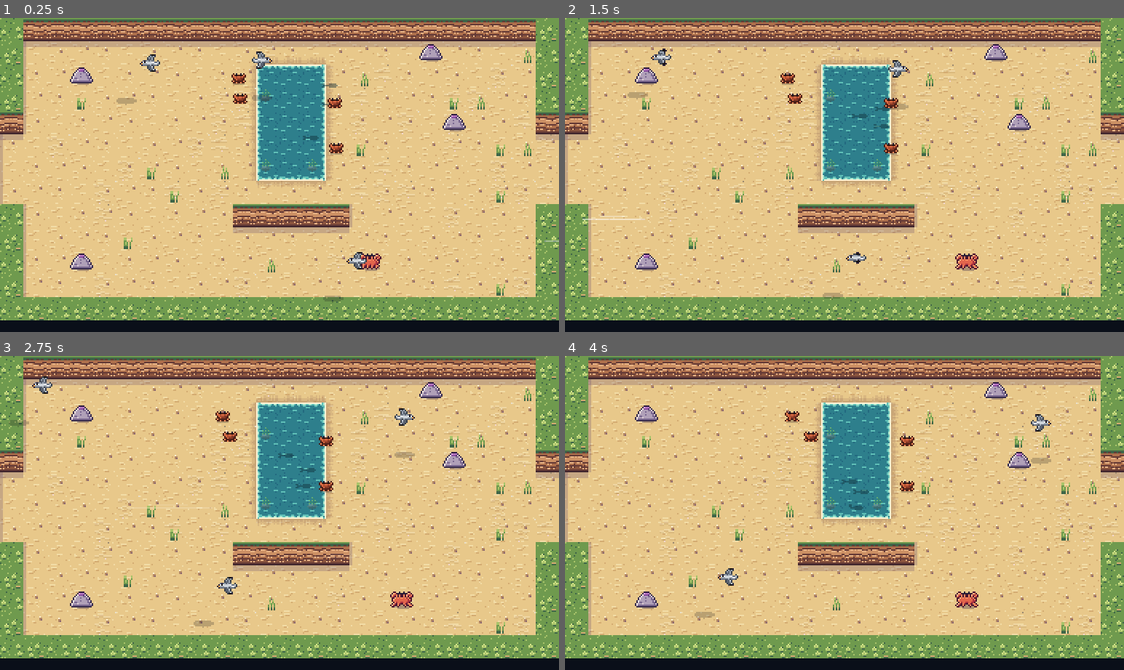
Above: before the commit, frames 1-4 (two rows, left to right).
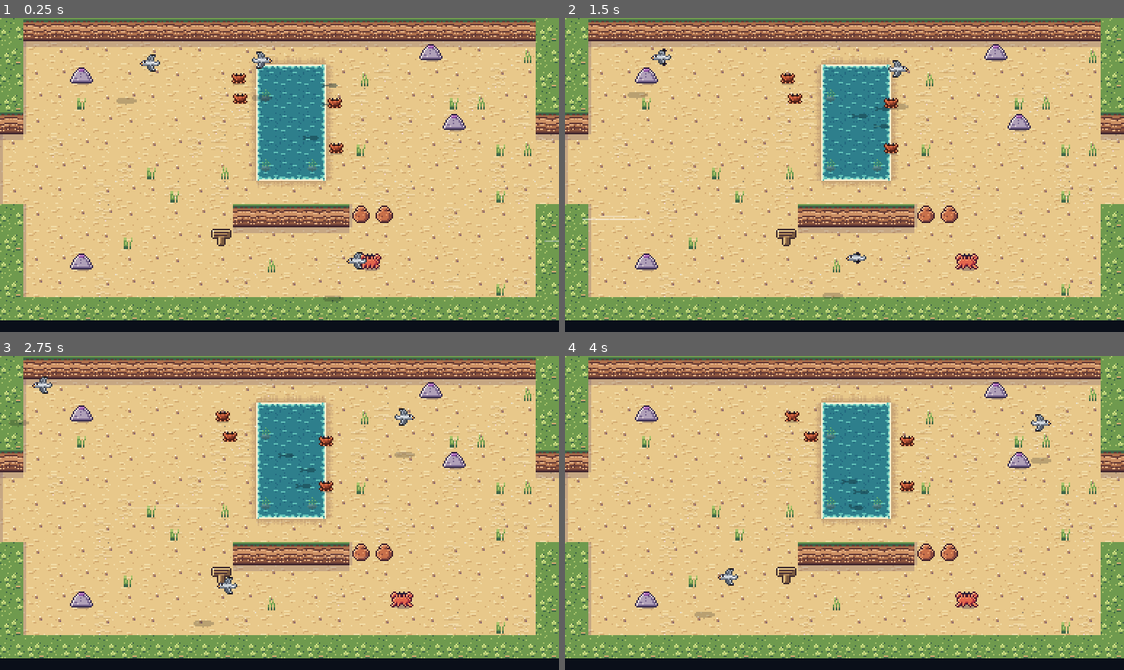
Above: after the commit, the same moments.

Repository: ashciraulo/Leviathan
Game: Godot game, scene res://rooms/room_2_0.tscn
Two runs of this game, one before a commit and one after it. Both use one fixed random seed, a clock stepped at 60 frames per second and the inputs below. This scene is started directly instead of the project's main scene.
Inputs (mouse positions are in pixels of both pictures, inside the frame that each line leads up to):
- Up to frame 1 (0.25 s): no input
- Up to frame 2 (1.5 s): tap Enter (ui_accept) at 0.5, 0.77, 1.07 s; move the mouse to (967, 159) at 0.52 s; hold D (move_right) 0.53-1.25 s; hold J (attack) 0.53-1.25 s; click (967, 159) at 0.67 s; drag from (732, 190) to (995, 46) at 1.27 s
- Up to frame 3 (2.75 s): move the mouse to (335, 443) at 2.02 s; hold D (move_right) from 2.03 s (still down); hold K (interact) from 2.03 s (still down)
- Up to frame 4 (4 s): release D (move_right) at 2.75 s; release K (interact) at 2.75 s; drag from (816, 575) to (995, 390) at 2.77 s; move the mouse to (1012, 560) at 3.52 s; hold A (move_left) from 3.53 s (still down); hold I (item_2) from 3.53 s (still down); tap Enter (ui_accept) at 3.77 s

The runs differ from the first frame. In frame 1, 0.4% of the frame differs, in the area x 37-71%, y 59-73%; in frame 2, 0.4%; in frame 3, 0.4%; in frame 4, 0.4%.

Commit message:
Pacing: something to find in each overworld room that had nothing
Seven signposts with place-name lore, pots, a beached rowboat on Tangle
Shore, an empty hut in Witherroot Hollow, and three glint caches (a
Hollow Bole pond islet, a Rootmaze dead end, a Geyser Basin nook behind a
cracked boulder). SHOTS_ONLY=pacing shoots each room.

Co-Authored-By: Claude Opus 5.5 <noreply@anthropic.com>
Claude-Session: https://claude.ai/code/session_01UYEn5XZXkHTUvmfLbrhNvJ

Diff:
--- a/locale/strings.csv
+++ b/locale/strings.csv
@@ -295,6 +295,13 @@
 NARRATE_WREN_LAMP_YES,Wren lifts the lamp and flashes it once: I'll go.
 NARRATE_DUNSTAN_ROPE,"Dunstan shoulders a coil of rope and wanders off towards the smokehouse, very slowly."
 SIGN_SALTMARROW,"Saltmarrow. Mind the lamp, mind the tide."
+SIGN_BARNACLE_WALL,"Barnacle Wall. Built to keep the sea out. The sea moved in anyway."
+SIGN_BRINEWOOD,"Brinewood. The roots drink the tide and give back only shade."
+SIGN_MILL_ROW,"Mill Row. The sails turn whichever way the Old One breathes."
+SIGN_BRINE_SPRING,"Brine Spring. Salt water, welling up a long way from the sea."
+SIGN_ASHFALL_GATE,"Ashfall Gate. The hills are warm here, like something asleep."
+SIGN_BLEACHED_STRAND,"Bleached Strand. Whatever these bones were, the sea wore them white."
+SIGN_VERTEBRA_ROAD,"Vertebra Road. Follow the spine. It goes all the way down."
 HESSA_HULL_1,You've been inside that old hull. I can smell the bilge on you from here.
 HESSA_HULL_2,"Keep going down, child. Bells like the dark, and the Choir likes it better."
 CORRIN_1,"Morning, keeper. Sea's gone flat as a plate. No birds, no fish. Not a ripple."
--- a/rooms/room_2_0.tscn
+++ b/rooms/room_2_0.tscn
@@ -5,6 +5,7 @@
 [node name="Room" type="Node2D"]
 script = ExtResource("1_room")
 name_key = "ROOM_BARNACLE_WALL"
+sign_key = "SIGN_BARNACLE_WALL"
 layout = "########################
 #.................s....#
 #..s.......~~~.........#
@@ -13,8 +14,8 @@
 ...........~~~..........
 ...........~~~..........
 ........................
-#.........#####........#
-#......................#
+#.........#####oo......#
+#........n.............#
 #..s...........c.......#
 #......................#
 ########################"
--- a/rooms/room_2_2.tscn
+++ b/rooms/room_2_2.tscn
@@ -14,7 +14,7 @@
 #....Z....rrrrrrr~~~~~~#
 #.........rrrrrrrr~~~~~#
 #.........rrrrrrrrd~~~~#
-#.........rrrrrrrrrr~~~#
+#..o...o..rrrrrrrrrr~~~#
 ..........rrrrrrrrr~~~~#
 ...........rrrrr.......#
 ....................####
--- a/rooms/room_3_-2.tscn
+++ b/rooms/room_3_-2.tscn
@@ -6,12 +6,14 @@
 script = ExtResource("1_room")
 name_key = "ROOM_HOLLOW_BOLE"
 biome = "brinewood"
+chest_item = "glint"
+chest_count = 40
 layout = "########..##############
 #######.....M.....######
 #####...............####
 ###...~~~~.....m.....###
 ##...~~~~~~...........##
-#...~~~~~~~.....M.......
+#...~~~C.~~.....M.......
 #....~~~~~..............
 #.......m...............
 ##.............~~~....##
--- a/rooms/room_3_0.tscn
+++ b/rooms/room_3_0.tscn
@@ -6,12 +6,13 @@
 script = ExtResource("1_room")
 name_key = "ROOM_BRINEWOOD_EDGE"
 biome = "brinewood"
+sign_key = "SIGN_BRINEWOOD"
 layout = "###########..###########
 #......................#
 #..M........l......M...#
 #.........~~~..........#
 #...c....~~~~~.....m...#
-..........~~~...........
+....n.....~~~...........
 ........................
 ....M..............M....
 #......................#
--- a/rooms/room_3_2.tscn
+++ b/rooms/room_3_2.tscn
@@ -9,8 +9,8 @@
 layout = "#####..#################
 ####....######.....#####
 ###......####.......####
-##.......~~~~.....q...##
-#........~~~~..........#
+##.......~~~~...H.....##
+#........~~~~.....o.q..#
 #....q...~~..........###
 #.......................
 ##....~~~~......w.......
--- a/rooms/room_4_-2.tscn
+++ b/rooms/room_4_-2.tscn
@@ -16,6 +16,6 @@
 .........~~~~~..........
 #...M..............M...#
 #.........l..l.........#
-##....w..........c....##
+##....w....ooo...c....##
 ###..................###
 ###########..###########"
--- a/rooms/room_4_-3.tscn
+++ b/rooms/room_4_-3.tscn
@@ -7,13 +7,14 @@
 name_key = "ROOM_MILL_ROW"
 biome = "windmere"
 wind = Vector2(50, 0)
+sign_key = "SIGN_MILL_ROW"
 layout = "###########..###########
 ###.....J.........J...##
 ......................##
 ...........t..........##
 ......................##
 #.......................
-#.....J.........t.......
+#.....J.....n...t.......
 #.......................
 ##....~~~~.............#
 ###..~~~~~~.....J.....##
--- a/rooms/room_5_1.tscn
+++ b/rooms/room_5_1.tscn
@@ -7,7 +7,7 @@
 name_key = "ROOM_STILLWATER_REACH"
 biome = "gloamfen"
 layout = "########################
-#######...~~~...########
+#######.o.~~~.o.########
 ####......~~~.......####
 ###...q...~~~..........#
 ##........~~~...........
--- a/rooms/room_6_-1.tscn
+++ b/rooms/room_6_-1.tscn
@@ -6,10 +6,12 @@
 script = ExtResource("1_room")
 name_key = "ROOM_ROOTMAZE"
 biome = "brinewood"
+chest_item = "glint"
+chest_count = 20
 layout = "###########..###########
 #.....##...........##..#
 #..M..##..~~~~..M..##..#
-#.....##..~~~~.....##..#
+#.....##..~~~~.....##.C#
 #..........w...........#
 ######......#######....#
 #.....m.....#...m......#
--- a/rooms/room_6_-2.tscn
+++ b/rooms/room_6_-2.tscn
@@ -6,6 +6,7 @@
 script = ExtResource("1_room")
 name_key = "ROOM_BRINE_SPRING"
 biome = "brinewood"
+sign_key = "SIGN_BRINE_SPRING"
 layout = "########################
 ####...........M....####
 ###......~~~~.........##
@@ -13,7 +14,7 @@
 #......~~~~~~~~........#
 .......~~~~~~~~.........
 ........~~~~~~..........
-.........~~~~...........
+.........~~~~...n.......
 #...w..................#
 ##.........M.......M..##
 ###..m...............###
--- a/rooms/room_6_0.tscn
+++ b/rooms/room_6_0.tscn
@@ -11,7 +11,7 @@
 #..M.........l......M..#
 #......................#
 #....m.........w.......#
-#......................#
+#...........W..........#
 #...~~~~~~......~~~~~..#
 #..~~~~~~~~~~~~~~~~~QQQ#
 #~~~~~~~~~~~~~~~~~~~QQQQ
--- a/rooms/room_7_-2.tscn
+++ b/rooms/room_7_-2.tscn
@@ -6,11 +6,12 @@
 script = ExtResource("1_room")
 name_key = "ROOM_ASHFALL_GATE"
 biome = "cinderreach"
+sign_key = "SIGN_ASHFALL_GATE"
 layout = "########################
 #####.....~~~.....######
 ####......~~~.......####
 ###.......~~~.........##
-##........~~~....e.....#
+##...n....~~~....e.....#
 ..........~~~.O.........
 ..........~~~...........
 ........O.~~~...........
--- a/rooms/room_7_0.tscn
+++ b/rooms/room_7_0.tscn
@@ -6,10 +6,11 @@
 script = ExtResource("1_room")
 name_key = "ROOM_BLEACHED_STRAND"
 biome = "ossuary"
+sign_key = "SIGN_BLEACHED_STRAND"
 layout = "########################
 ######.........#########
 ###......U...U.....#####
-##...................###
+##..............n....###
 #.........A...........##
 #.....SS................
 #....SSSS...............
--- a/rooms/room_8_-1.tscn
+++ b/rooms/room_8_-1.tscn
@@ -6,6 +6,8 @@
 script = ExtResource("1_room")
 name_key = "ROOM_GEYSER_BASIN"
 biome = "cinderreach"
+chest_item = "glint"
+chest_count = 30
 layout = "###########..###########
 ##....................##
 #...y....y....y....y...#
@@ -15,7 +17,7 @@
 .......~~~~~~~~....y....
 #.......~~~~~~..........
 #..y................y...
-#.......y....y.........#
-##..e..............e..##
-###...................##
+#.......y....y....####.#
+##..e..........e..#.C.##
+###...............Y...##
 ########################"
--- a/rooms/room_8_-2.tscn
+++ b/rooms/room_8_-2.tscn
@@ -7,7 +7,7 @@
 name_key = "ROOM_CINDER_FLATS"
 biome = "cinderreach"
 layout = "###########..###########
-#......................#
+#.oo...................#
 #..y.....y.....y....y..#
 #......................#
 #.....e........~~~.....#
@@ -17,5 +17,5 @@
 #..........e...........#
 #....~~~......y....y...#
 #..y.~~~...............#
-#......................#
+#....................o.#
 ###########..###########"
--- a/rooms/room_8_1.tscn
+++ b/rooms/room_8_1.tscn
@@ -6,12 +6,13 @@
 script = ExtResource("1_room")
 name_key = "ROOM_VERTEBRA_ROAD"
 biome = "ossuary"
+sign_key = "SIGN_VERTEBRA_ROAD"
 layout = "####..##################
 ####....################
 ###.......U...U...U..###
 ##....................##
 #.........A............#
-#......................#
+#.......n..............#
 ........................
 ........................
 #......................#
--- a/tests/screenshots.gd
+++ b/tests/screenshots.gd
@@ -42,6 +42,14 @@
 	# SHOTS_ONLY=seaglass: a few of the pieces of sea-glass where they lie.
 	if OS.get_environment("SHOTS_ONLY") == "seaglass":
 		await _sea_glass_shots(game)
+		SaveManager.delete_save()
+		SaveManager.restore_aside(TEST_SLOT, "testbackup")
+		get_tree().quit(0)
+		return
+
+	# SHOTS_ONLY=pacing: the small finds in rooms that had nothing else.
+	if OS.get_environment("SHOTS_ONLY") == "pacing":
+		await _pacing_shots(game)
 		SaveManager.delete_save()
 		SaveManager.restore_aside(TEST_SLOT, "testbackup")
 		get_tree().quit(0)
@@ -2064,6 +2072,35 @@
 		await _wait(0.1)
 
 
+func _pacing_shots(game: Node) -> void:
+	var shots := {
+		Vector2i(2, 0): ["pacing_barnacle_wall", Vector2i(8, 10)],
+		Vector2i(2, 2): ["pacing_wrack_shore", Vector2i(5, 9)],
+		Vector2i(3, 0): ["pacing_brinewood_edge", Vector2i(6, 6)],
+		Vector2i(3, -2): ["pacing_hollow_bole", Vector2i(12, 6)],
+		Vector2i(3, 2): ["pacing_witherroot", Vector2i(15, 6)],
+		Vector2i(4, -3): ["pacing_mill_row", Vector2i(12, 7)],
+		Vector2i(4, -2): ["pacing_mothlight", Vector2i(12, 11)],
+		Vector2i(5, 1): ["pacing_stillwater", Vector2i(8, 3)],
+		Vector2i(6, -2): ["pacing_brine_spring", Vector2i(16, 9)],
+		Vector2i(6, -1): ["pacing_rootmaze", Vector2i(20, 3)],
+		Vector2i(6, 0): ["pacing_tangle_shore", Vector2i(12, 3)],
+		Vector2i(7, -2): ["pacing_ashfall_gate", Vector2i(5, 6)],
+		Vector2i(7, 0): ["pacing_bleached_strand", Vector2i(16, 5)],
+		Vector2i(8, -2): ["pacing_cinder_flats", Vector2i(5, 3)],
+		Vector2i(8, -1): ["pacing_geyser_basin", Vector2i(16, 11)],
+		Vector2i(8, 1): ["pacing_vertebra_road", Vector2i(8, 7)],
+	}
+	for coord: Vector2i in shots:
+		var tile: Vector2i = shots[coord][1]
+		GameState.set_checkpoint(coord, Vector2(tile.x * Room.TILE + 8, tile.y * Room.TILE + 12))
+		SaveManager.save_game()
+		game.respawn()
+		game.player._invuln = 600.0
+		await _wait(2.2)
+		await _capture(shots[coord][0])
+
+
 func _echoes_shots(game: Node) -> void:
 	for flag in ["boss_hull", "boss_kiln", "boss_mire", "boss_gale", "boss_glacier", "boss_belfry", "boss_tomb", "boss_maw_vael", "the_end", StoryDirector.ENDING_FLAG]:
 		GameState.set_flag(flag)
--- a/tests/smoke_test.gd
+++ b/tests/smoke_test.gd
@@ -429,7 +429,9 @@
 			for page: Dictionary in Conversations.pages(who, branch):
 				var lines := fit_box.lines_for(page["text"], page["portrait"] != null)
 				_check(lines <= DialogueBox.MAX_LINES, "%s fits the box (%d lines)" % [page["text"], lines])
-	_check(fit_box.lines_for("SIGN_SALTMARROW", false) <= DialogueBox.MAX_LINES, "the sign fits the box")
+	for sign in ["SALTMARROW", "BARNACLE_WALL", "BRINEWOOD", "MILL_ROW", "BRINE_SPRING",
+			"ASHFALL_GATE", "BLEACHED_STRAND", "VERTEBRA_ROAD"]:
+		_check(fit_box.lines_for("SIGN_" + sign, false) <= DialogueBox.MAX_LINES, "the %s sign fits the box" % sign)
 	# The bells' narration and the Wayshell scene fit on one page each, too.
 	for k in ["HULL", "KILN", "MIRE", "GALE", "GLACIER", "BELFRY", "TOMB"]:
 		for part in [1, 2]:
